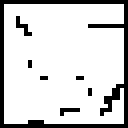
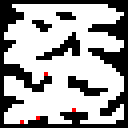
Layers edited between the first and the second w=128, h=128 image:
painted on "level" over left=4, top=4, right=124, bottom=124
